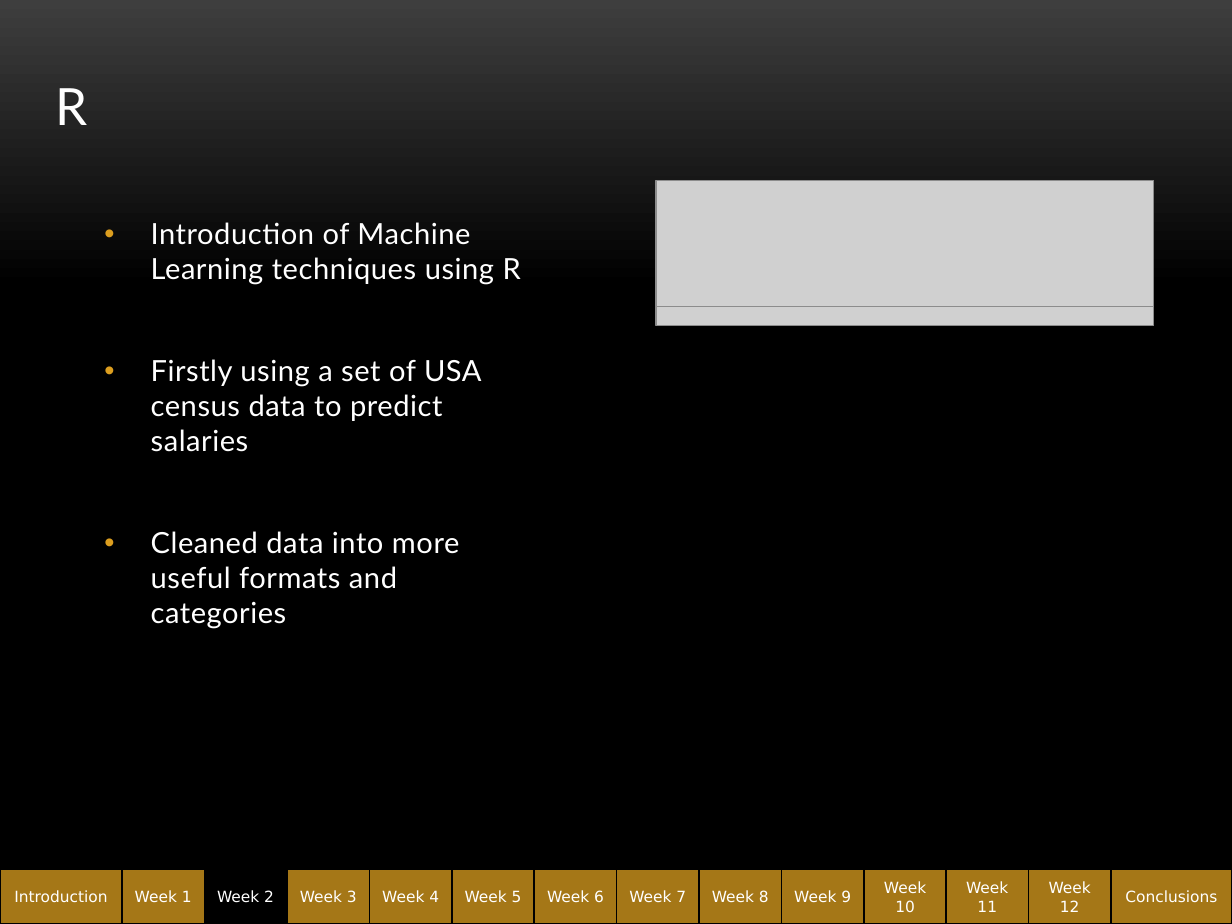
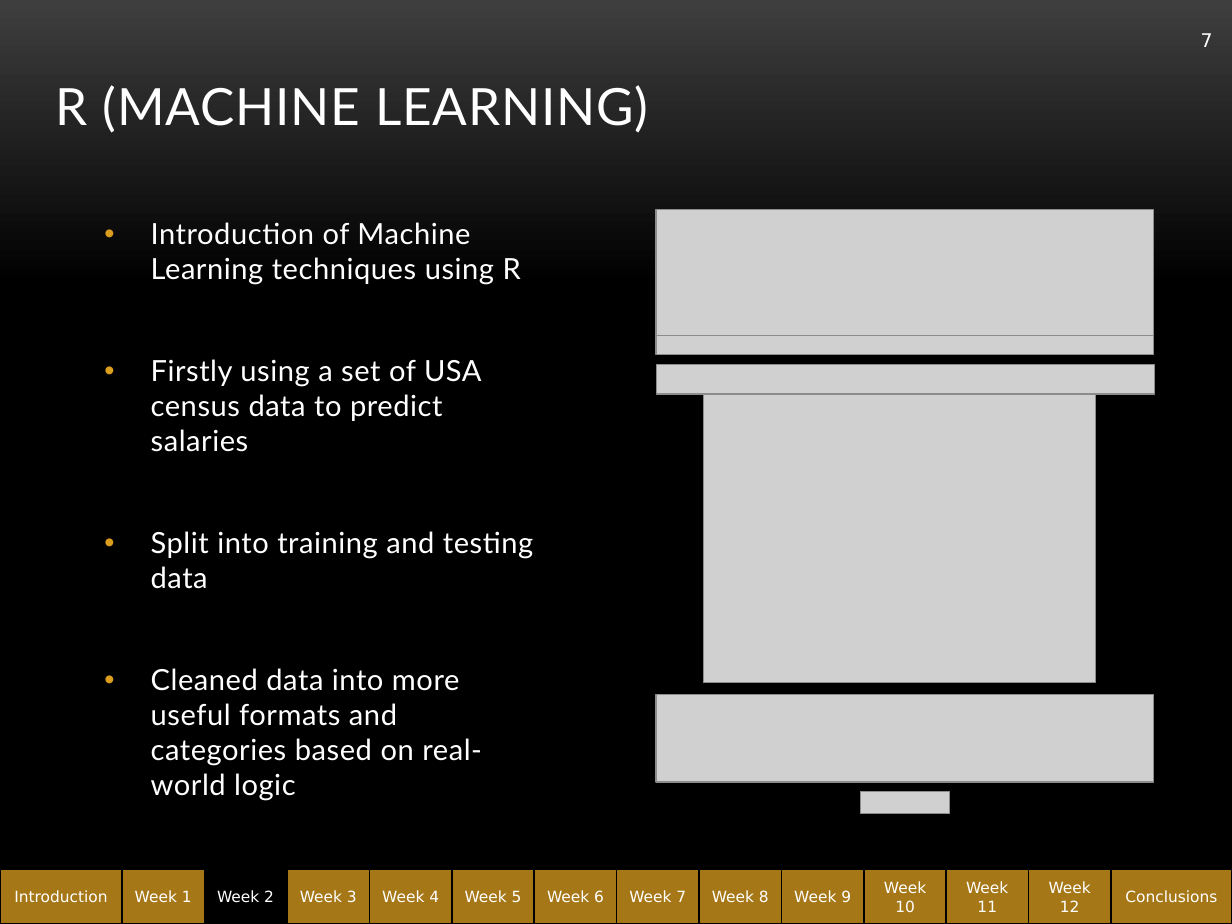
Before and after one commit to abe1ge/teletubbiesQAC, a slide deck: slide 7 of FinalPresentation.pptx (slide 6 before the commit). Drawn at 1232x924 pixels with LibreOffice and Linux fonts; fonts in the diff are those of the drawing; grey boxes stand for pictures; background and template pictures are left out. Boxes give left, top, right and bottom in pixels: in the first picture for what was removed or moved away, otherwise in the second. Text is boxed around its words. In the diff, an @@ line names an element or a change of style, - is before the commit and + after.

Commit message:
v2.1 updated as far as hive/impala

```diff
--- a/FinalPresentation.pptx
+++ b/FinalPresentation.pptx
@@ page number added at <box>1201,33,1213,47</box>, 11 pt, text #FFFFFF @@
+7
@@ title at <box>56,85,648,133</box>: text changed @@
-R
+R (MACHINE LEARNING)
@@ picture: place and size @@
-picture at <box>657,181,1154,307</box>
+picture at <box>657,209,1154,335</box>
@@ picture: place and size @@
-picture at <box>657,307,1154,325</box>
+picture at <box>657,335,1154,354</box>
@@ picture added at <box>657,365,1154,394</box> @@
@@ picture added at <box>703,392,1095,683</box> @@
@@ text at <box>151,531,533,801</box>: text changed @@
-• Cleaned data into more useful formats and categories
+• Split into training and testing data
+• Cleaned data into more useful formats and categories based on real-world logic
@@ picture added at <box>657,695,1154,782</box> @@
@@ picture added at <box>860,792,950,814</box> @@
```
Also in this commit, not shown: 24 other slides changed, 11 slides added.
